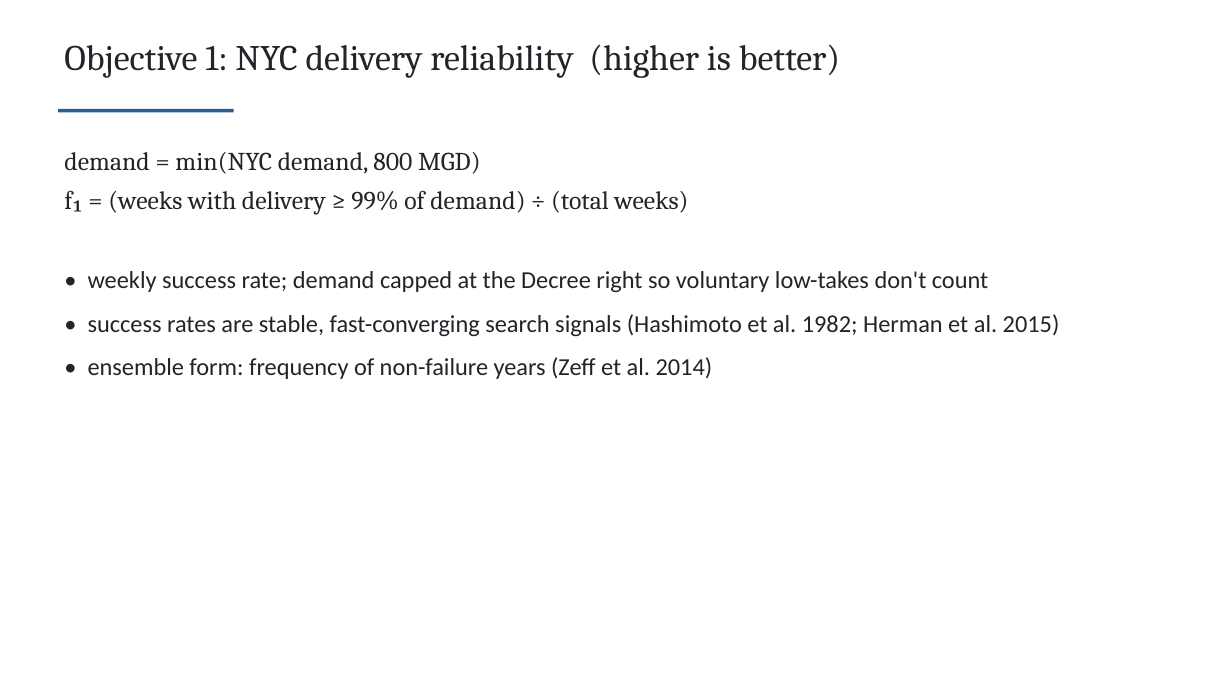
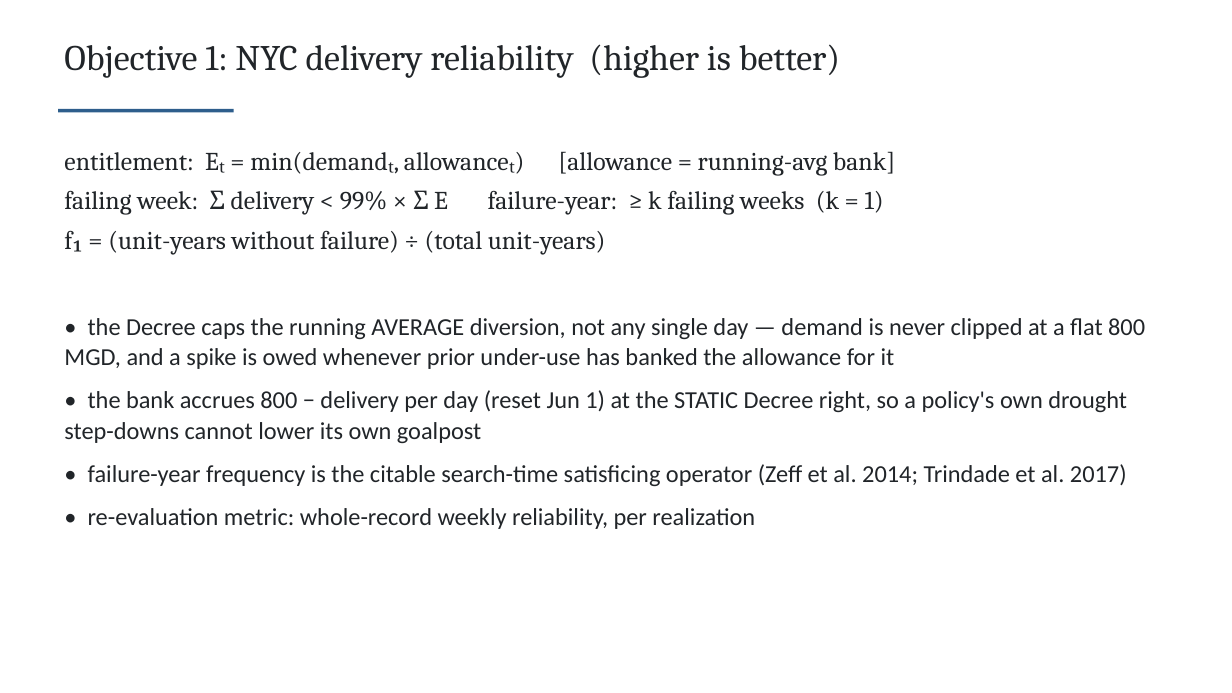
Before and after one commit to TrevorJA/NYCOptimization, a slide deck: slide 31 of docs/NYCOptimization_project_proposal_and_motivation_CLAUDE.pptx. Drawn at 1232x693 pixels with LibreOffice and Linux fonts; fonts in the diff are those of the drawing. Boxes give left, top, right and bottom in pixels: in the first picture for what was removed or moved away, otherwise in the second. Text is boxed around its words. In the diff, an @@ line names an element or a change of style, - is before the commit and + after.

```diff
--- a/docs/NYCOptimization_project_proposal_and_motivation_CLAUDE.pptx
+++ b/docs/NYCOptimization_project_proposal_and_motivation_CLAUDE.pptx
@@ text at (64,152,884,255): text changed @@
-demand = min(NYC demand, 800 MGD)
-f₁ = (weeks with delivery ≥ 99% of demand) ÷ (total weeks)
+entitlement: Eₜ = min(demandₜ, allowanceₜ) [allowance = running-avg bank]
+failing week: Σ delivery < 99% × Σ E failure-year: ≥ k failing weeks (k = 1)
+f₁ = (unit-years without failure) ÷ (total unit-years)
@@ text at (64,318,1145,529): text changed @@
-• weekly success rate; demand capped at the Decree right so voluntary low-takes don't count
-• success rates are stable, fast-converging search signals (Hashimoto et al. 1982; Herman et al. 2015)
-• ensemble form: frequency of non-failure years (Zeff et al. 2014)
+• the Decree caps the running AVERAGE diversion, not any single day — demand is never clipped at a flat 800 MGD, and a spike is owed whenever prior under-use has banked the allowance for it
+• the bank accrues 800 − delivery per day (reset Jun 1) at the STATIC Decree right, so a policy's own drought step-downs cannot lower its own goalpost
+• failure-year frequency is the citable search-time satisficing operator (Zeff et al. 2014; Trindade et al. 2017)
+• re-evaluation metric: whole-record weekly reliability, per realization
```
Also in this commit, not shown: 7 other slides changed, 31 other files.
